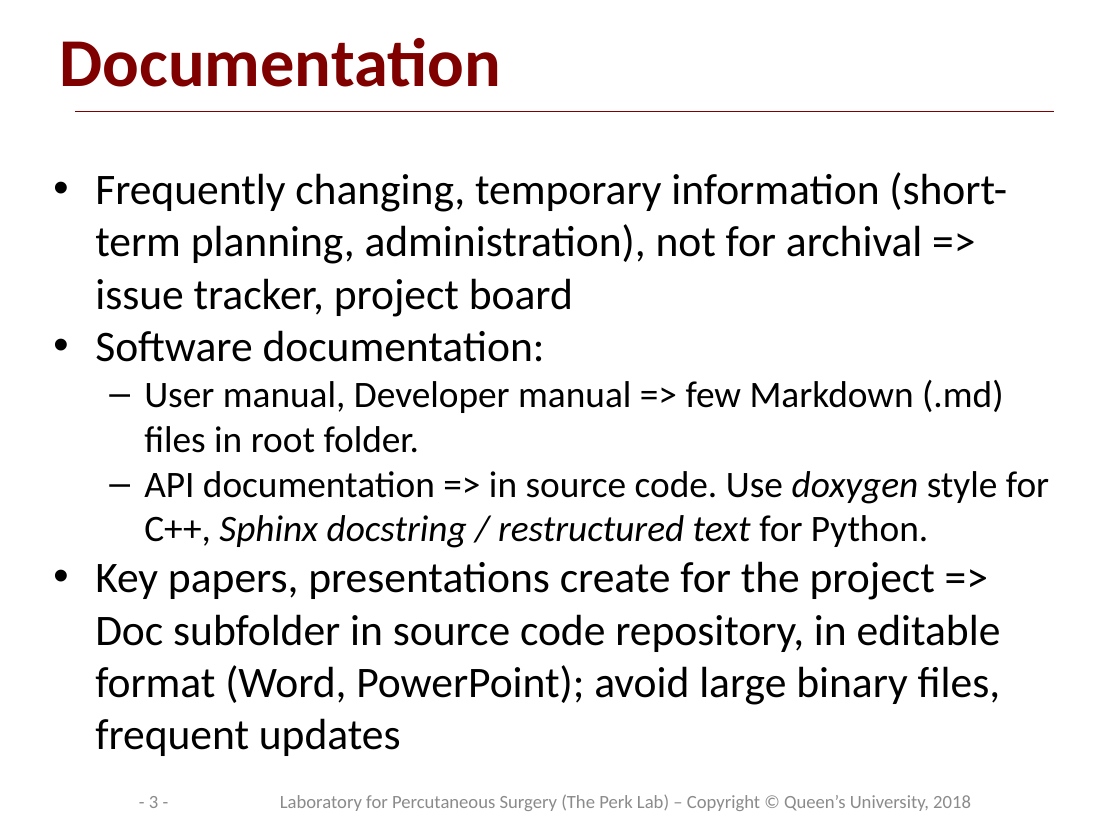
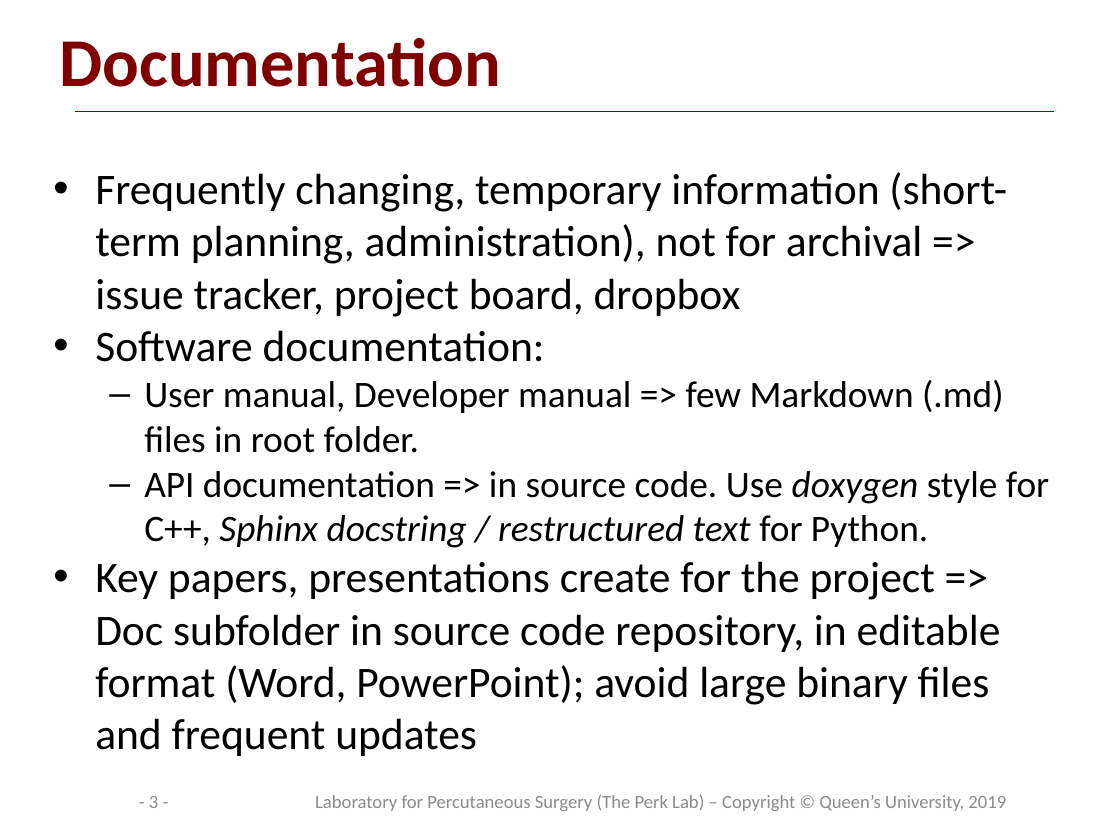
Before and after one commit to PerkLab/PerkLabBootcamp, a slide deck: slide 3 of Doc/day1_2_PerkLabProjectManagement.pptx. Drawn at 1120x840 pixels with LibreOffice and Linux fonts; fonts in the diff are those of the drawing; background and template pictures are left out. Boxes give left, top, right and bottom in pixels: in the first picture for what was removed or moved away, otherwise in the second. Text is boxed around its words. In the diff, an @@ line names an element or a change of style, - is before the commit and + after.

Commit message:
Update day1 slides

```diff
--- a/Doc/day1_2_PerkLabProjectManagement.pptx
+++ b/Doc/day1_2_PerkLabProjectManagement.pptx
@@ text at (95, 172, 1007, 317): text changed @@
-• Frequently changing, temporary information (short-term planning, administration), not for archival => issue tracker, project board
+• Frequently changing, temporary information (short-term planning, administration), not for archival => issue tracker, project board, dropbox
@@ text at (95, 561, 1001, 756): text changed @@
-• Key papers, presentations create for the project => Doc subfolder in source code repository, in editable format (Word, PowerPoint); avoid large binary files, frequent updates
+• Key papers, presentations create for the project => Doc subfolder in source code repository, in editable format (Word, PowerPoint); avoid large binary files and frequent updates
@@ text at (315, 794, 1006, 811): text changed @@
-Laboratory for Percutaneous Surgery (The Perk Lab) – Copyright © Queen’s University, 2018
+Laboratory for Percutaneous Surgery (The Perk Lab) – Copyright © Queen’s University, 2019
```
Also in this commit, not shown: 34 other slides changed, 1 slide added, 2 other files.
